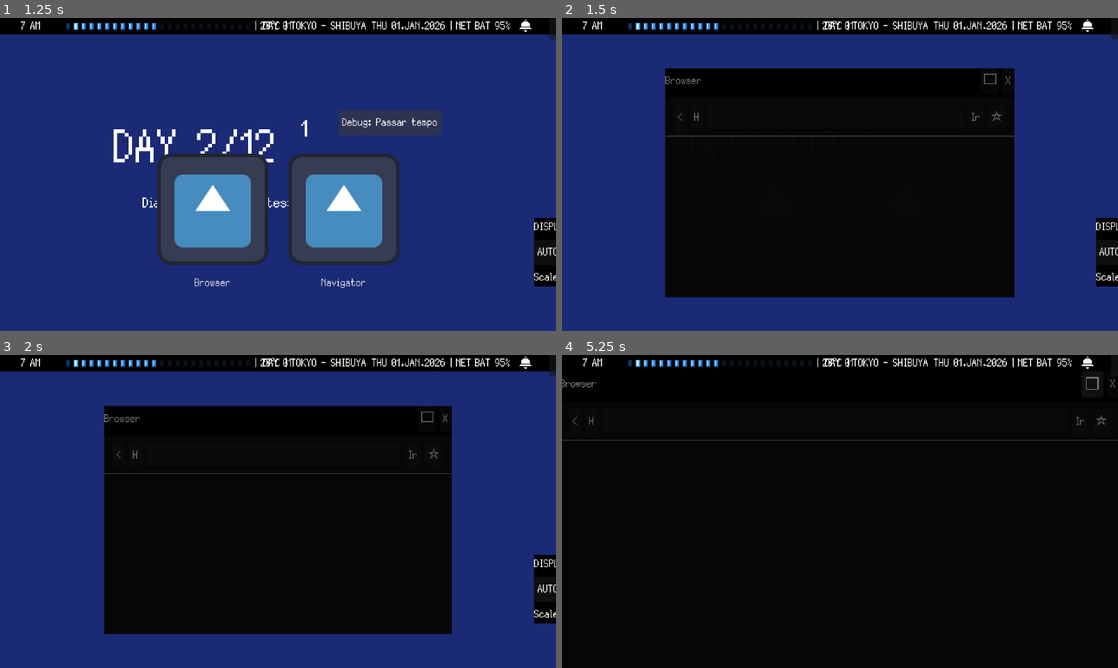
Above: before the commit, frames 1-4 (two rows, left to right).
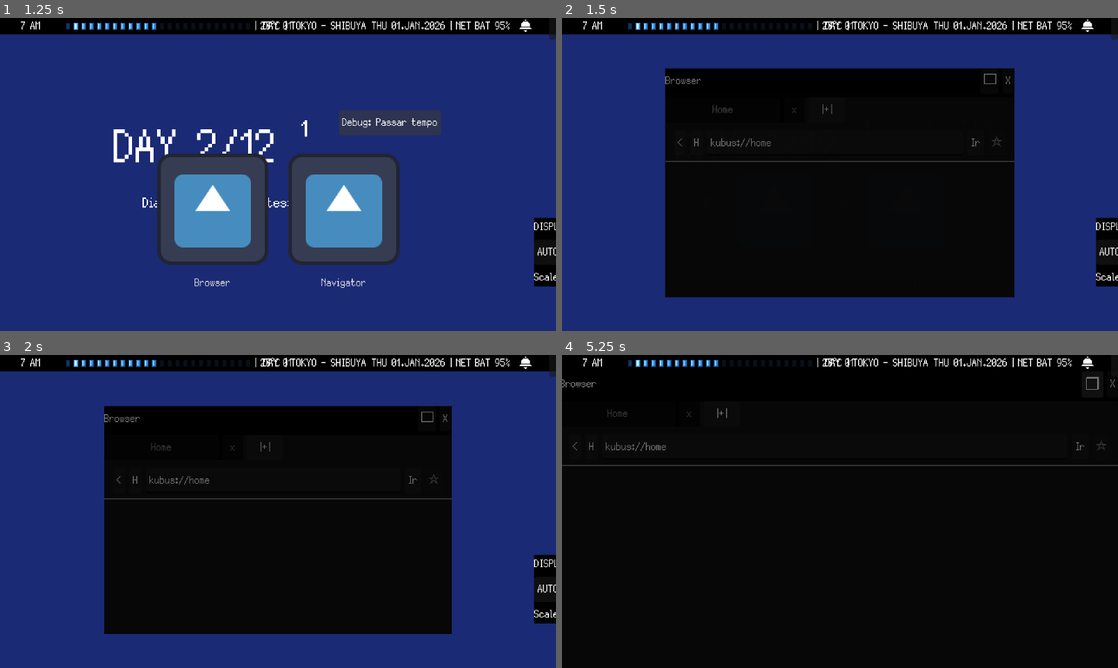
Above: after the commit, the same moments.

Repository: GYU-GAZE/NULL-NETWORK
Game: Godot game, scene res://core/main.tscn
Same seed, same stepped clock (60 frames per second), same inputs: the game is played once before the commit and once after it. The engine's default icon, where the game draws it, is replaced by a stand-in: a white triangle on a blue panel in a dark square.
Inputs (mouse positions are in pixels of both pictures, inside the frame that each line leads up to):
- Up to frame 1 (1.25 s): click "Debug: Passar tempo" at 0.5 s
- Up to frame 2 (1.5 s): click "Browser" at 1.25 s
- Up to frame 3 (2 s): no input
- Up to frame 4 (5.25 s): click "<" at 2 s; click (995, 455) at 2.75 s, where only the run before the commit has a clickable "☆"; click "Navigator" at 3.5 s; click "AUTO" at 4.25 s; click "□" at 5 s

Frame 1 is identical in both runs. In frame 2, 0.7% of the frame differs, in the area x 18-82%, y 27-46%; in frame 3, 0.7%; in frame 4, 0.9%, in the area x 0-100%, y 16-36%.
Error before the commit: Invalid call. Nonexistent function 'clear_custom_site_state' in base 'Resource (BrowserTabData)'. (res://apps/browser/browser.gd:357)
Error after the commit: Invalid assignment of property or key 'custom_minimum_size' with value of type 'Vector2' on a base object of type 'null instance'. (res://apps/browser/browser.…

Commit message:
Remove legacy normal-site browser renderer

Diff:
--- a/apps/browser/browser.gd
+++ b/apps/browser/browser.gd
@@ -1,11 +1,19 @@
 extends Control
 class_name BrowserApp
 
+@export_category("Browser Scenes")
 @export var tab_button_scene: PackedScene
 @export var new_tab_button_scene: PackedScene
+@export var error_page_scene: PackedScene
 
 @export_category("Browser Routes")
 @export var home_url: String = "home"
+
+@export_category("Tab Layout")
+@export var tab_width: float = 160.0
+@export var new_tab_button_width: float = 36.0
+@export var tab_bar_reserved_margin: float = 24.0
+@export var minimum_tab_scroll_width: float = 200.0
 
 @export_category("Favorite Button")
 @export var favorite_add_text: String = "☆"
@@ -28,13 +36,10 @@
 @onready var favorite_button: Button = %FavoriteButton
 
 @onready var content_area: Control = %ContentArea
-@onready var normal_site_scroll: ScrollContainer = %NormalSiteScroll
-@onready var normal_site_content: VBoxContainer = %NormalSiteContent
-@onready var custom_site_container: Control = %CustomSiteContainer
+@onready var site_container: Control = %SiteContainer
 
 var tabs: Array[BrowserTabData] = []
 var current_tab_index: int = -1
-var last_known_size: Vector2 = Vector2.ZERO
 
 
 func _ready() -> void:
@@ -45,9 +50,12 @@
 	browser_back_btn.pressed.connect(_on_browser_back_pressed)
 	favorite_button.pressed.connect(_on_favorite_pressed)
 
+	if not resized.is_connected(_refresh_tab_layout_only):
+		resized.connect(_refresh_tab_layout_only)
+
 	_connect_browser_navigation_signals(self)
-
 	_create_tab(home_url)
+
 
 func _apply_browser_shell_layout() -> void:
 	custom_minimum_size = Vector2.ZERO
@@ -55,62 +63,43 @@
 	size_flags_vertical = Control.SIZE_EXPAND_FILL
 	clip_contents = true
 
-	if is_instance_valid(content_area):
-		content_area.custom_minimum_size = Vector2.ZERO
-		content_area.size_flags_horizontal = Control.SIZE_EXPAND_FILL
-		content_area.size_flags_vertical = Control.SIZE_EXPAND_FILL
-		content_area.clip_contents = true
-
-	if is_instance_valid(normal_site_scroll):
-		normal_site_scroll.set_anchors_preset(Control.PRESET_FULL_RECT)
-		normal_site_scroll.custom_minimum_size = Vector2.ZERO
-		normal_site_scroll.size_flags_horizontal = Control.SIZE_EXPAND_FILL
-		normal_site_scroll.size_flags_vertical = Control.SIZE_EXPAND_FILL
-
-	if is_instance_valid(custom_site_container):
-		custom_site_container.set_anchors_preset(Control.PRESET_FULL_RECT)
-		custom_site_container.custom_minimum_size = Vector2.ZERO
-		custom_site_container.size_flags_horizontal = Control.SIZE_EXPAND_FILL
-		custom_site_container.size_flags_vertical = Control.SIZE_EXPAND_FILL
-		custom_site_container.clip_contents = true
-
-		if not custom_site_container.resized.is_connected(_resize_current_custom_site):
-			custom_site_container.resized.connect(_resize_current_custom_site)
-
-
-func _show_normal_site_mode() -> void:
-	custom_site_container.hide()
-	normal_site_scroll.show()
-
-
-func _show_custom_site_mode() -> void:
-	normal_site_scroll.hide()
-	custom_site_container.show()
-
-
-func _resize_current_custom_site() -> void:
-	if not is_instance_valid(custom_site_container):
-		return
-
-	for child in custom_site_container.get_children():
+	content_area.custom_minimum_size = Vector2.ZERO
+	content_area.size_flags_horizontal = Control.SIZE_EXPAND_FILL
+	content_area.size_flags_vertical = Control.SIZE_EXPAND_FILL
+	content_area.clip_contents = true
+
+	site_container.set_anchors_preset(Control.PRESET_FULL_RECT)
+	site_container.custom_minimum_size = Vector2.ZERO
+	site_container.size_flags_horizontal = Control.SIZE_EXPAND_FILL
+	site_container.size_flags_vertical = Control.SIZE_EXPAND_FILL
+	site_container.clip_contents = true
+
+	if not site_container.resized.is_connected(_resize_current_site):
+		site_container.resized.connect(_resize_current_site)
+
+
+func _resize_current_site() -> void:
+	for child in site_container.get_children():
 		if child is Control:
 			var control := child as Control
+			control.set_anchors_preset(Control.PRESET_FULL_RECT)
 			control.position = Vector2.ZERO
-			control.size = custom_site_container.size
+			control.size = site_container.size
+
 
 func _on_go_pressed() -> void:
 	_load_page(url_line_edit.text)
 
 
 func _create_tab(start_url: String = "") -> void:
-	_save_current_custom_site_state()
+	_save_current_site_state()
 
 	var tab := BrowserTabData.new()
 	tabs.append(tab)
 	current_tab_index = tabs.size() - 1
 
 	if start_url.is_empty():
-		_clear_containers()
+		_clear_site_container()
 		url_line_edit.text = ""
 		_refresh_tab_buttons()
 		_refresh_favorite_button()
@@ -127,12 +116,14 @@
 		return
 
 	if tab_index == current_tab_index:
-		_save_current_custom_site_state()
+		_save_current_site_state()
 
 	tabs.remove_at(tab_index)
 
-	if current_tab_index >= tabs.size():
-		current_tab_index = tabs.size() - 1
+	if tab_index < current_tab_index:
+		current_tab_index -= 1
+	elif tab_index == current_tab_index:
+		current_tab_index = min(tab_index, tabs.size() - 1)
 
 	_render_current_tab()
 	_refresh_tab_buttons()
@@ -146,8 +137,7 @@
 	if tab_index == current_tab_index:
 		return
 
-	_save_current_custom_site_state()
-
+	_save_current_site_state()
 	current_tab_index = tab_index
 
 	_render_current_tab()
@@ -163,21 +153,19 @@
 
 
 func _refresh_tab_buttons() -> void:
-	for child in tab_button_container.get_children():
-		child.queue_free()
-
-	for child in new_tab_button_holder.get_children():
-		child.queue_free()
-
-	var tab_width: float = 160.0
+	_clear_control_children(tab_button_container)
+	_clear_control_children(new_tab_button_holder)
 	_refresh_tab_layout_only()
 
 	for i in range(tabs.size()):
-		var tab := tabs[i]
-
-		var tab_button: BrowserTabButton = tab_button_scene.instantiate() as BrowserTabButton
+		var tab: BrowserTabData = tabs[i]
+		var tab_button := tab_button_scene.instantiate() as BrowserTabButton
+
+		if tab_button == null:
+			push_error("BrowserApp: tab_button_scene must instantiate BrowserTabButton.")
+			continue
+
 		tab_button_container.add_child(tab_button)
-
 		tab_button.setup(
 			i,
 			tab.page_title,
@@ -186,26 +174,35 @@
 			tabs.size() > 1,
 			tab_width
 		)
-
 		tab_button.tab_selected.connect(_switch_tab)
 		tab_button.tab_close_requested.connect(_close_tab)
 
+	if new_tab_button_scene == null:
+		push_error("BrowserApp: new_tab_button_scene is not configured.")
+		return
+
 	var new_tab_button := new_tab_button_scene.instantiate() as Button
-	new_tab_button.custom_minimum_size.x = 36.0
+
+	if new_tab_button == null:
+		push_error("BrowserApp: new_tab_button_scene must instantiate Button.")
+		return
+
+	new_tab_button.custom_minimum_size.x = new_tab_button_width
 	new_tab_button.pressed.connect(func(): _create_tab(home_url))
 	new_tab_button_holder.add_child(new_tab_button)
 
 
 func _load_page(target_url: String, is_history_nav: bool = false) -> void:
-	if target_url.is_empty():
-		return
-
-	var clean_url: String = target_url.strip_edges()
+	var clean_url: String = SimulatedDNS.normalize_url(target_url)
+
+	if clean_url.is_empty():
+		return
+
 	var tab := _get_current_tab()
 
 	if not is_history_nav:
-		_save_current_custom_site_state()
-		tab.clear_custom_site_state()
+		_save_current_site_state()
+		tab.clear_site_state()
 
 	var page: WebsitePage = SimulatedDNS.fetch_page(clean_url)
 
@@ -233,11 +230,10 @@
 
 func _render_current_tab() -> void:
 	var tab := _get_current_tab()
-
 	url_line_edit.text = tab.current_url
 
 	if tab.current_url.is_empty():
-		_clear_containers()
+		_clear_site_container()
 		_refresh_favorite_button()
 		return
 
@@ -246,58 +242,63 @@
 
 
 func _render_url(target_url: String) -> void:
-	_clear_containers()
+	_clear_site_container()
 
 	var page: WebsitePage = SimulatedDNS.fetch_page(target_url)
 
 	if page == null:
-		_render_403_error()
+		_render_error_page(
+			"403",
+			"CONNECTION REFUSED",
+			"The server refused the connection or the domain does not exist.",
+			target_url
+		)
 		return
 
 	var tab := _get_current_tab()
 	tab.set_page_title(page.page_title)
 	tab.set_favicon(page.favicon)
 
-	if page.custom_site_scene == null:
-		tab.clear_custom_site_state()
-		_render_missing_scene_error(page)
+	if page.site_scene == null:
+		tab.clear_site_state()
+		_render_error_page(
+			"500",
+			"PAGE SCENE MISSING",
+			"The route exists, but its WebsitePage has no site_scene configured.",
+			page.url
+		)
 		_refresh_tab_buttons()
 		_refresh_favorite_button()
 		return
 
-	_render_custom_site(page.custom_site_scene, tab.custom_site_state)
+	_render_site(page.site_scene, tab.site_state)
 	_refresh_tab_buttons()
 	_refresh_favorite_button()
 
 
 func _on_browser_back_pressed() -> void:
-	if custom_site_container.get_child_count() > 0:
-		var current_app = custom_site_container.get_child(0)
-
-		if current_app.has_method("handle_browser_back"):
-			var handled_by_app: bool = current_app.handle_browser_back()
-
-			if handled_by_app:
-				_save_current_custom_site_state()
+	if site_container.get_child_count() > 0:
+		var current_site: Node = site_container.get_child(0)
+
+		if current_site.has_method("handle_browser_back"):
+			var handled_by_site: bool = bool(current_site.call("handle_browser_back"))
+
+			if handled_by_site:
+				_save_current_site_state()
 				_refresh_favorite_button()
 				return
 
 	var tab := _get_current_tab()
 
 	if tab.can_go_back():
-		var previous_url := tab.go_back()
+		var previous_url: String = tab.go_back()
 		_load_page(previous_url, true)
-	else:
-		print("Histórico vazio, não há para onde voltar.")
 
 
 func _on_favorite_pressed() -> void:
 	var tab := _get_current_tab()
 
-	if tab.current_url.is_empty():
-		return
-
-	if tab.current_url == home_url:
+	if tab.current_url.is_empty() or _is_home_url(tab.current_url):
 		return
 
 	GameState.toggle_browser_site_pin(
@@ -315,7 +316,7 @@
 
 	var tab := _get_current_tab()
 
-	if tab.current_url.is_empty() or tab.current_url == home_url:
+	if tab.current_url.is_empty() or _is_home_url(tab.current_url):
 		_apply_favorite_button_visual(
 			false,
 			favorite_blocked_text,
@@ -340,76 +341,92 @@
 		)
 
 
-func _apply_favorite_button_visual(enabled: bool, button_text: String, button_icon: Texture2D, tooltip: String) -> void:
+func _apply_favorite_button_visual(
+	enabled: bool,
+	button_text: String,
+	button_icon: Texture2D,
+	tooltip: String
+) -> void:
 	favorite_button.disabled = not enabled
 	favorite_button.text = button_text
 	favorite_button.icon = button_icon
 	favorite_button.tooltip_text = tooltip
 
 
-func _save_current_custom_site_state() -> void:
+func _save_current_site_state() -> void:
 	if current_tab_index < 0 or current_tab_index >= tabs.size():
 		return
 
 	var tab := tabs[current_tab_index]
 
-	if custom_site_container.get_child_count() <= 0:
-		tab.clear_custom_site_state()
-		return
-
-	var current_app = custom_site_container.get_child(0)
-
-	if current_app.has_method("get_browser_state"):
-		tab.custom_site_state = current_app.get_browser_state()
+	if site_container.get_child_count() <= 0:
+		tab.clear_site_state()
+		return
+
+	var current_site: Node = site_container.get_child(0)
+
+	if not current_site.has_method("get_browser_state"):
+		tab.clear_site_state()
+		return
+
+	var returned_state: Variant = current_site.call("get_browser_state")
+
+	if returned_state is Dictionary:
+		tab.site_state = (returned_state as Dictionary).duplicate(true)
 	else:
-		tab.clear_custom_site_state()
-
-
-func _clear_containers() -> void:
-	for child in normal_site_content.get_children():
-		child.queue_free()
-
-	for child in custom_site_container.get_children():
-		child.queue_free()
-
-
-func _render_403_error() -> void:
-	_show_normal_site_mode()
-
-	var error_label := Label.new()
-	error_label.text = "ERRO 403: CONNECTION REFUSED\n\nO servidor recusou a conexão ou o domínio não existe."
-	error_label.horizontal_alignment = HORIZONTAL_ALIGNMENT_CENTER
-	error_label.autowrap_mode = TextServer.AUTOWRAP_WORD
-	error_label.size_flags_horizontal = Control.SIZE_EXPAND_FILL
-	normal_site_content.add_child(error_label)
-
-
-func _render_missing_scene_error(page: WebsitePage) -> void:
-	_show_normal_site_mode()
-
-	var error_label := Label.new()
-	error_label.text = "ERRO 500: PAGE SCENE MISSING\n\nA rota '%s' existe, mas não possui custom_site_scene configurada." % page.url
-	error_label.horizontal_alignment = HORIZONTAL_ALIGNMENT_CENTER
-	error_label.autowrap_mode = TextServer.AUTOWRAP_WORD
-	error_label.size_flags_horizontal = Control.SIZE_EXPAND_FILL
-	normal_site_content.add_child(error_label)
-
-
-func _render_custom_site(scene: PackedScene, state: Dictionary = {}) -> void:
-	_show_custom_site_mode()
-
+		tab.clear_site_state()
+
+
+func _clear_site_container() -> void:
+	_clear_control_children(site_container)
+
+
+func _render_error_page(
+	error_code: String,
+	error_title: String,
+	error_message: String,
+	requested_url: String
+) -> void:
+	if error_page_scene != null:
+		var instance: Node = error_page_scene.instantiate()
+
+		if instance != null:
+			site_container.add_child(instance)
+			_configure_site_control(instance)
+
+			if instance.has_method("setup"):
+				instance.call("setup", error_code, error_title, error_message, requested_url)
+
+			return
+
+	var fallback_label := Label.new()
+	fallback_label.text = "%s: %s\n\n%s\n\n%s" % [
+		error_code,
+		error_title,
+		error_message,
+		requested_url
+	]
+	fallback_label.horizontal_alignment = HORIZONTAL_ALIGNMENT_CENTER
+	fallback_label.vertical_alignment = VERTICAL_ALIGNMENT_CENTER
+	fallback_label.autowrap_mode = TextServer.AUTOWRAP_WORD
+	site_container.add_child(fallback_label)
+	_configure_site_control(fallback_label)
+
+
+func _render_site(scene: PackedScene, state: Dictionary = {}) -> void:
 	var instance: Node = scene.instantiate()
-	custom_site_container.add_child(instance)
-
-	if instance is Control:
-		var control := instance as Control
-		control.set_anchors_preset(Control.PRESET_FULL_RECT)
-		control.position = Vector2.ZERO
-		control.size = custom_site_container.size
-		control.custom_minimum_size = Vector2.ZERO
-		control.size_flags_horizontal = Control.SIZE_EXPAND_FILL
-		control.size_flags_vertical = Control.SIZE_EXPAND_FILL
-
+
+	if instance == null:
+		_render_error_page(
+			"500",
+			"PAGE INSTANTIATION FAILED",
+			"The configured page scene could not be instantiated.",
+			_get_current_tab().current_url
+		)
+		return
+
+	site_container.add_child(instance)
+	_configure_site_control(instance)
 	_connect_browser_navigation_signals(instance)
 
 	var tab := _get_current_tab()
@@ -418,27 +435,28 @@
 		instance.call_deferred("set_browser_url", tab.current_url)
 
 	if instance.has_method("restore_browser_state"):
-		instance.call_deferred("restore_browser_state", state)
-
-	_resize_current_custom_site()
-
-
-func _process(_delta: float) -> void:
-	if size == last_known_size:
-		return
-
-	last_known_size = size
-	_refresh_tab_layout_only()
+		instance.call_deferred("restore_browser_state", state.duplicate(true))
+
+	_resize_current_site()
+
+
+func _configure_site_control(instance: Node) -> void:
+	if not instance is Control:
+		return
+
+	var control := instance as Control
+	control.set_anchors_preset(Control.PRESET_FULL_RECT)
+	control.position = Vector2.ZERO
+	control.size = site_container.size
+	control.custom_minimum_size = Vector2.ZERO
+	control.size_flags_horizontal = Control.SIZE_EXPAND_FILL
+	control.size_flags_vertical = Control.SIZE_EXPAND_FILL
 
 
 func _refresh_tab_layout_only() -> void:
 	if not is_instance_valid(tab_scroll):
 		return
 
-	var tab_width: float = 160.0
-	var new_tab_button_width: float = 36.0
-	var tab_bar_margin: float = 24.0
-
 	var tab_count: int = tabs.size()
 	var tab_spacing: float = 0.0
 
@@ -446,15 +464,31 @@
 		tab_spacing = float(tab_button_container.get_theme_constant("separation")) * float(max(0, tab_count - 1))
 
 	var total_tabs_width: float = (tab_width * float(tab_count)) + tab_spacing
-	var max_scroll_width: float = max(200.0, size.x - new_tab_button_width - tab_bar_margin)
+	var max_scroll_width: float = max(
+		minimum_tab_scroll_width,
+		size.x - new_tab_button_width - tab_bar_reserved_margin
+	)
 
 	tab_scroll.custom_minimum_size.x = min(total_tabs_width, max_scroll_width)
 	tab_scroll.size_flags_horizontal = Control.SIZE_SHRINK_BEGIN
 
+
 func _connect_browser_navigation_signals(root: Node) -> void:
 	if root.has_signal("browser_navigation_requested"):
-		if not root.is_connected("browser_navigation_requested", Callable(self, "_load_page")):
-			root.connect("browser_navigation_requested", Callable(self, "_load_page"))
+		var navigation_callable := Callable(self, "_load_page")
+
+		if not root.is_connected("browser_navigation_requested", navigation_callable):
+			root.connect("browser_navigation_requested", navigation_callable)
 
 	for child in root.get_children():
 		_connect_browser_navigation_signals(child)
+
+
+func _clear_control_children(container: Node) -> void:
+	for child in container.get_children():
+		container.remove_child(child)
+		child.queue_free()
+
+
+func _is_home_url(url: String) -> bool:
+	return SimulatedDNS.normalize_url(url) == SimulatedDNS.normalize_url(home_url)
